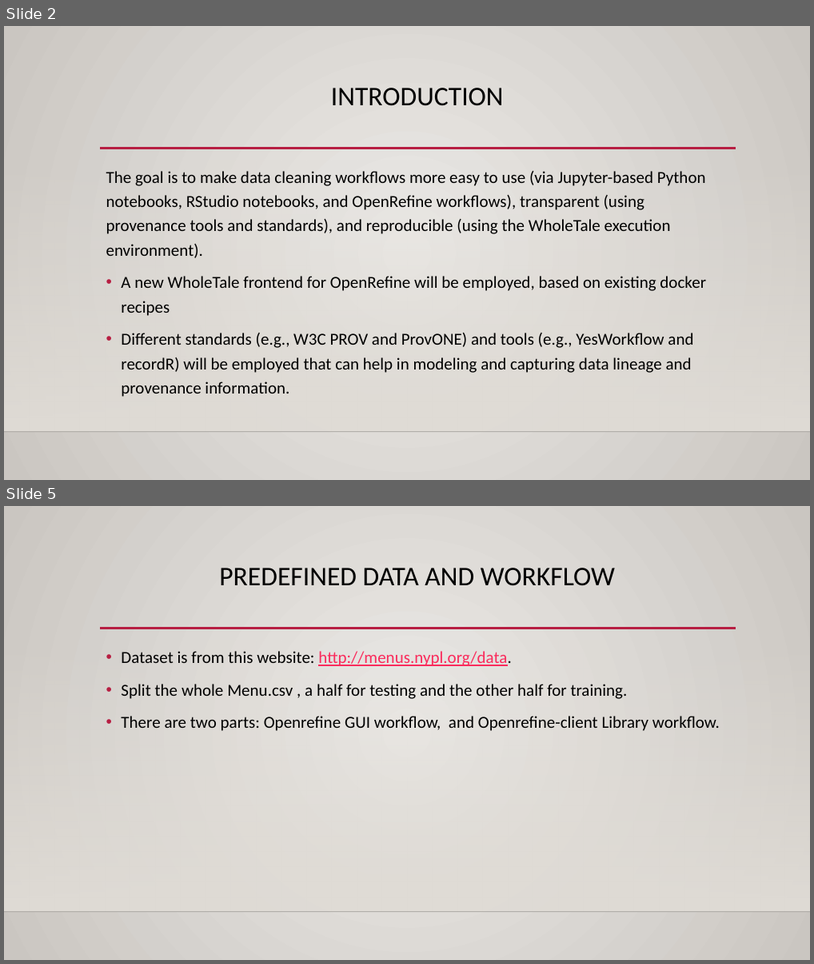
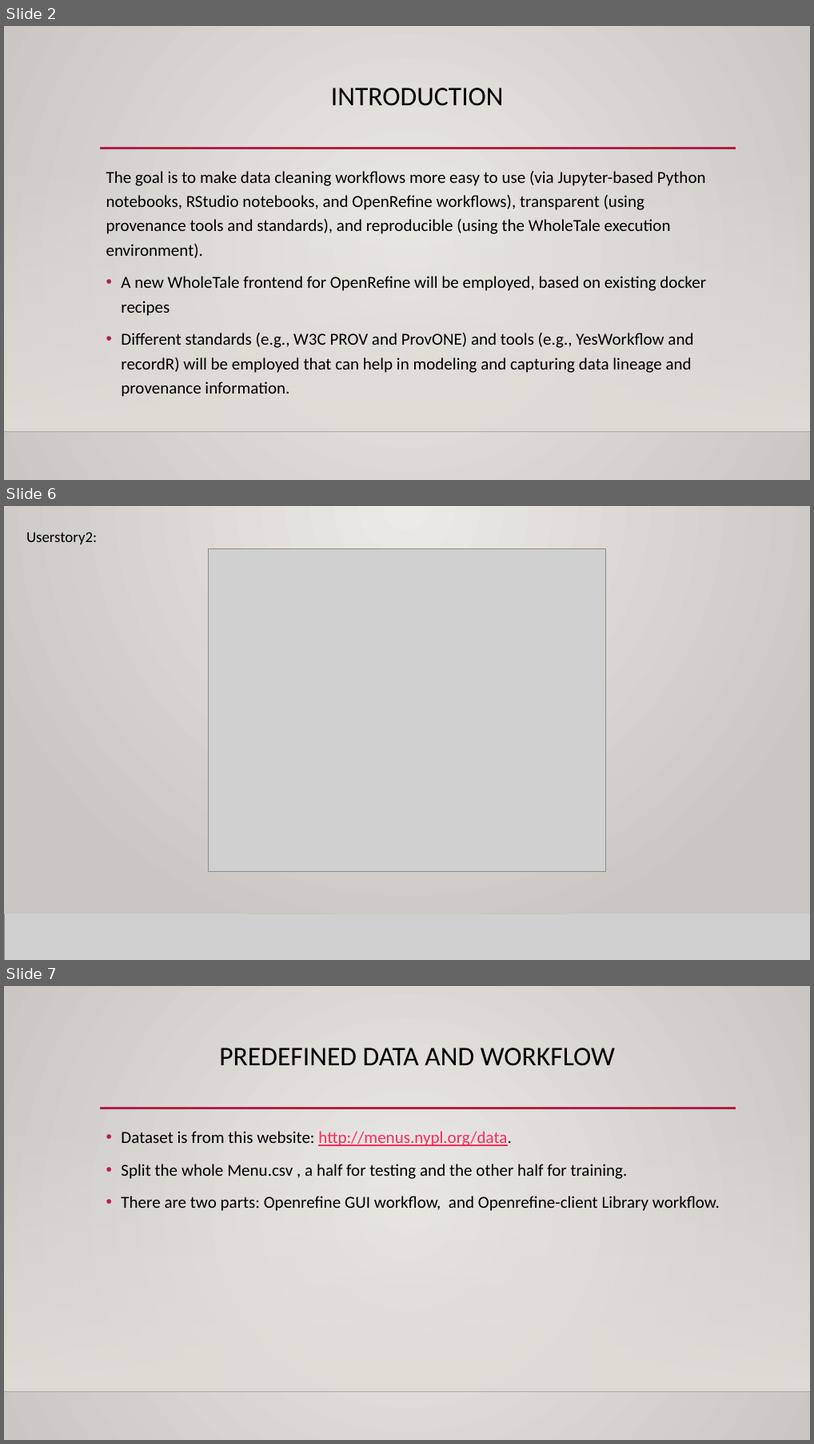
Before and after one commit to LanLi2017/WT-summer-2018-Lan-Li, a slide deck: OpenRefine3Operations/Menu_case/WTpresentation.pptx. Shown one above the other, each under a label of ours: slides 2 and 5 before the commit, slides 2, 6 and 7 after it; the slides between them are not shown. The pictures are 814x964 and 814x1444 pixels, drawn with LibreOffice and Linux fonts; fonts in the diff are those of the drawing; grey boxes stand for pictures; background and template pictures are left out. Boxes give left, top, right and bottom in pixels: in the first picture for what was removed or moved away, otherwise in the second. Text is boxed around its words. In the diff, an @@ line names an element or a change of style, - is before the commit and + after.

```diff
--- a/OpenRefine3Operations/Menu_case/WTpresentation.pptx
+++ b/OpenRefine3Operations/Menu_case/WTpresentation.pptx
@@ slide 6 added at (4,506,810,960), background gradient #ECEAE7 to #CAC7C1; not listed: 3 template elements that a slide beside it also shows @@
@@ rectangle added at (4,506,810,914), fill gradient #ECEAE7 to #CAC7C1 @@
@@ text added at (26,532,97,544), 18 pt, text #000000 @@
+Userstory2:
@@ picture added at (209,548,606,871) @@
@@ rectangle added at (4,640,810,912), fill gradient #DFDBD5 @@
@@ picture added at (4,912,810,960) @@
@@ line added from (4, 912) to (810, 912), #000001 1 pt @@
@@ what was slide 5 is now slide 7 @@
```
Also in this commit, not shown: 4 slides changed, 1 other slide added.
